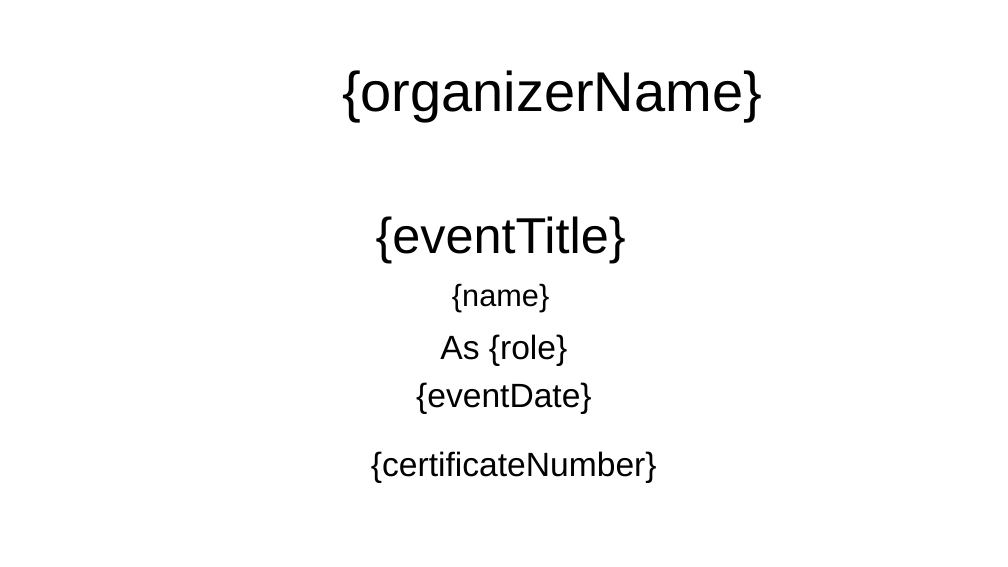
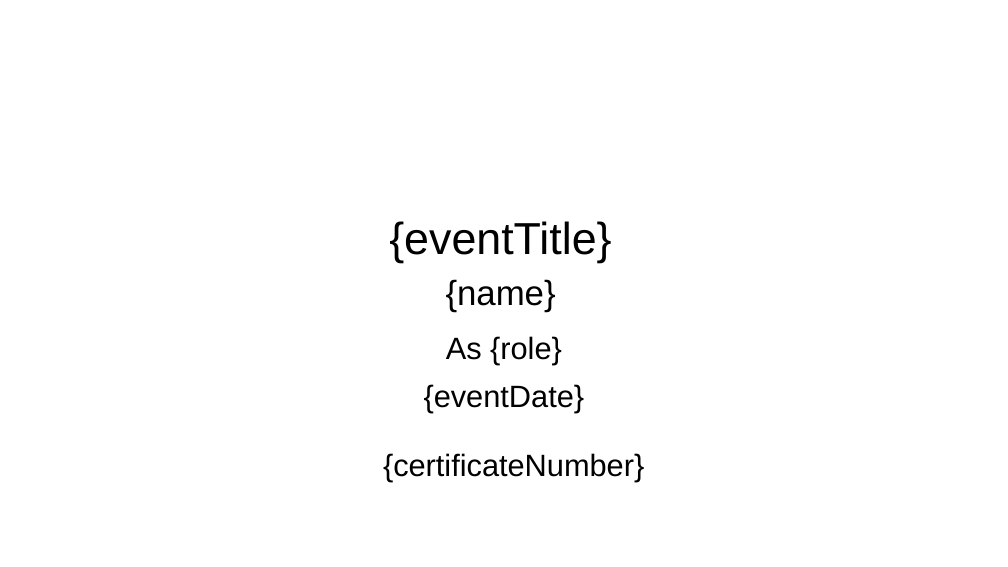
Before and after one commit to team-04-certify/server, a slide deck: slide 1 of storage/templates/ppt-text2.pptx. Drawn at 1008x567 pixels with LibreOffice and Linux fonts; fonts in the diff are those of the drawing; background and template pictures are left out. Boxes give left, top, right and bottom in pixels: in the first picture for what was removed or moved away, otherwise in the second. Text is boxed around its words. In the diff, an @@ line names an element or a change of style, - is before the commit and + after.

```diff
--- a/storage/templates/ppt-text2.pptx
+++ b/storage/templates/ppt-text2.pptx
@@ text removed at (342, 70, 762, 120) @@
-{organizerName}
@@ text "{eventTitle}" at (389, 221, 611, 263): size 36 to 32 pt @@
@@ text "{name}" at (446, 279, 556, 312): size 22 to 24.9 pt @@
@@ size 24 to 22 pt in 3 elements at (446, 336, 562, 365), (424, 384, 585, 413), (383, 453, 644, 482) @@
```
Also in this commit, not shown: 1 other file.
